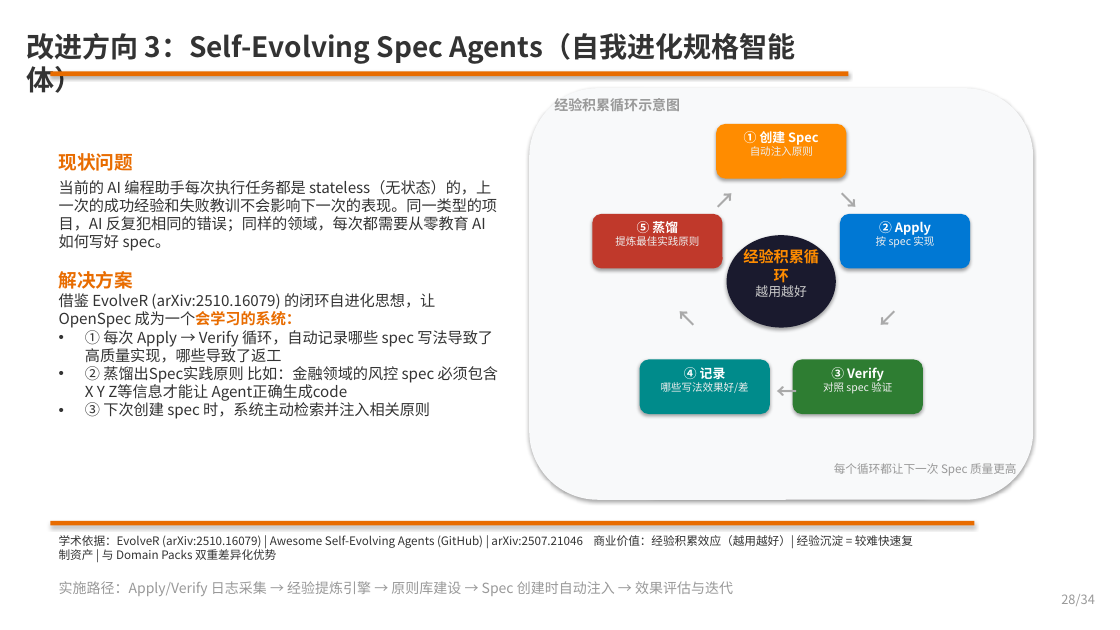
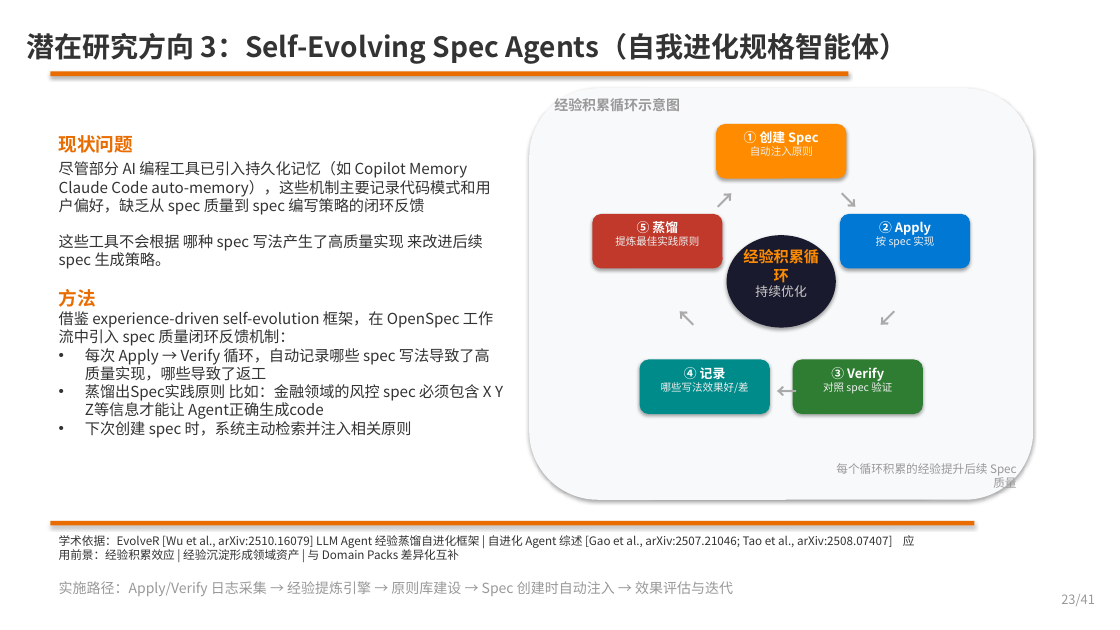
Before and after one commit to ZhifeiDou/OpenSpec_Modify, a slide deck: slide 23 of OpenSpec_技术研究汇报.pptx (slide 20 before the commit). Drawn at 1120x630 pixels with LibreOffice and Linux fonts; fonts in the diff are those of the drawing. Boxes give left, top, right and bottom in pixels: in the first picture for what was removed or moved away, otherwise in the second. Text is boxed around its words. In the diff, an @@ line names an element or a change of style, - is before the commit and + after.

```diff
--- a/OpenSpec_技术研究汇报.pptx
+++ b/OpenSpec_技术研究汇报.pptx
@@ text at <box>26,33,908,64</box>: text changed @@
-改进方向 3：Self-Evolving Spec Agents（自我进化规格智能体）
+潜在研究方向 3：Self-Evolving Spec Agents（自我进化规格智能体）
@@ text "现状问题": place and size @@
-text "现状问题" at <box>59,153,499,419</box>
+text "现状问题" at <box>59,135,503,438</box>
@@ text at <box>59,161,503,438</box>: text changed @@
-当前的 AI 编程助手每次执行任务都是 stateless（无状态）的，上一次的成功经验和失败教训不会影响下一次的表现。同一类型的项目，AI 反复犯相同的错误；同样的领域，每次都需要从零教育 AI 如何写好 spec。
-解决方案
-借鉴 EvolveR (arXiv:2510.16079) 的闭环自进化思想，让 OpenSpec 成为一个会学习的系统：
-• ① 每次 Apply → Verify 循环，自动记录哪些 spec 写法导致了高质量实现，哪些导致了返工
-• ② 蒸馏出Spec实践原则 比如：金融领域的风控 spec 必须包含 X Y Z等信息才能让 Agent正确生成code
-• ③ 下次创建 spec 时，系统主动检索并注入相关原则
+尽管部分 AI 编程工具已引入持久化记忆（如 Copilot Memory Claude Code auto-memory），这些机制主要记录代码模式和用户偏好，缺乏从 spec 质量到 spec 编写策略的闭环反馈
+这些工具不会根据 哪种 spec 写法产生了高质量实现 来改进后续 spec 生成策略。
+方法
+借鉴 experience-driven self-evolution 框架，在 OpenSpec 工作流中引入 spec 质量闭环反馈机制：
+• 每次 Apply → Verify 循环，自动记录哪些 spec 写法导致了高质量实现，哪些导致了返工
+• 蒸馏出Spec实践原则 比如：金融领域的风控 spec 必须包含 X Y Z等信息才能让 Agent正确生成code
+• 下次创建 spec 时，系统主动检索并注入相关原则
@@ text at <box>755,285,806,297</box>: text changed @@
-越用越好
+持续优化
@@ text at <box>836,463,1017,488</box>: text changed @@
-每个循环都让下一次 Spec 质量更高
+每个循环积累的经验提升后续 Spec 质量
@@ text at <box>59,535,915,560</box>: text changed @@
-学术依据：EvolveR (arXiv:2510.16079) | Awesome Self-Evolving Agents (GitHub) | arXiv:2507.21046 商业价值：经验积累效应（越用越好）| 经验沉淀 = 较难快速复制资产 | 与 Domain Packs 双重差异化优势
+学术依据：EvolveR [Wu et al., arXiv:2510.16079] LLM Agent 经验蒸馏自进化框架 | 自进化 Agent 综述 [Gao et al., arXiv:2507.21046; Tao et al., arXiv:2508.07407] 应用前景：经验积累效应 | 经验沉淀形成领域资产 | 与 Domain Packs 差异化互补
@@ text at <box>1061,594,1095,606</box>: text changed @@
-28/34
+23/41
```
Also in this commit, not shown: 29 other slides changed, 4 slides added, 7 slides removed, 37 other files.
